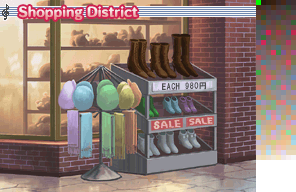
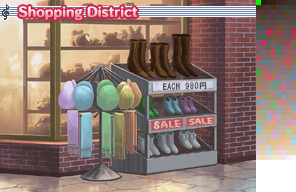
Two versions of the same layered image (296x192). Layer-by-layer changes:
painted on "EACH 980円" over (162, 82, 207, 90)
